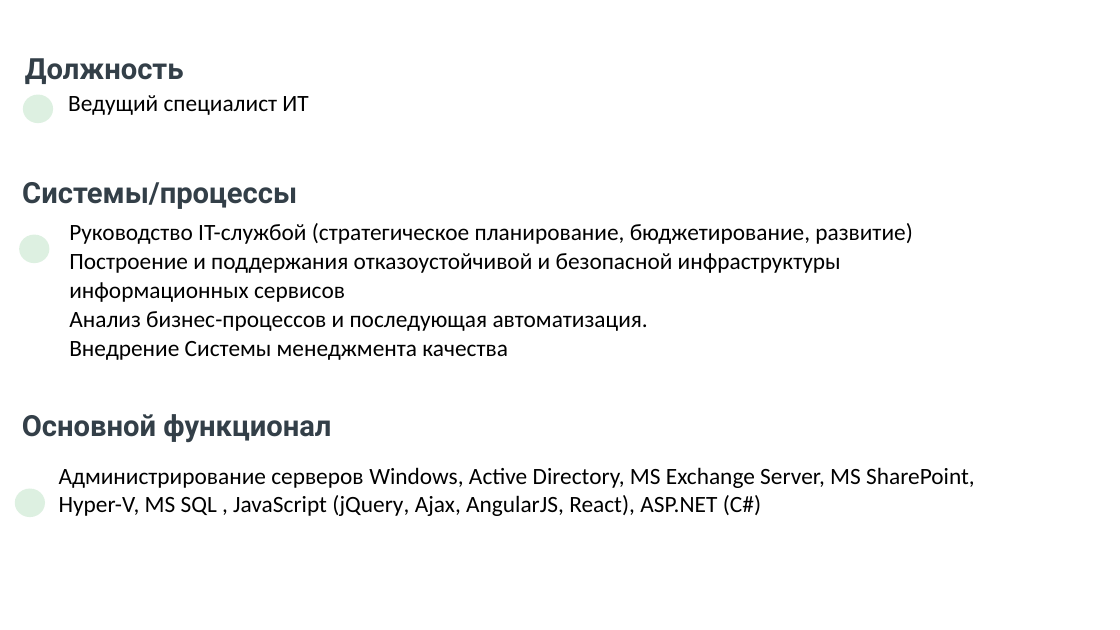
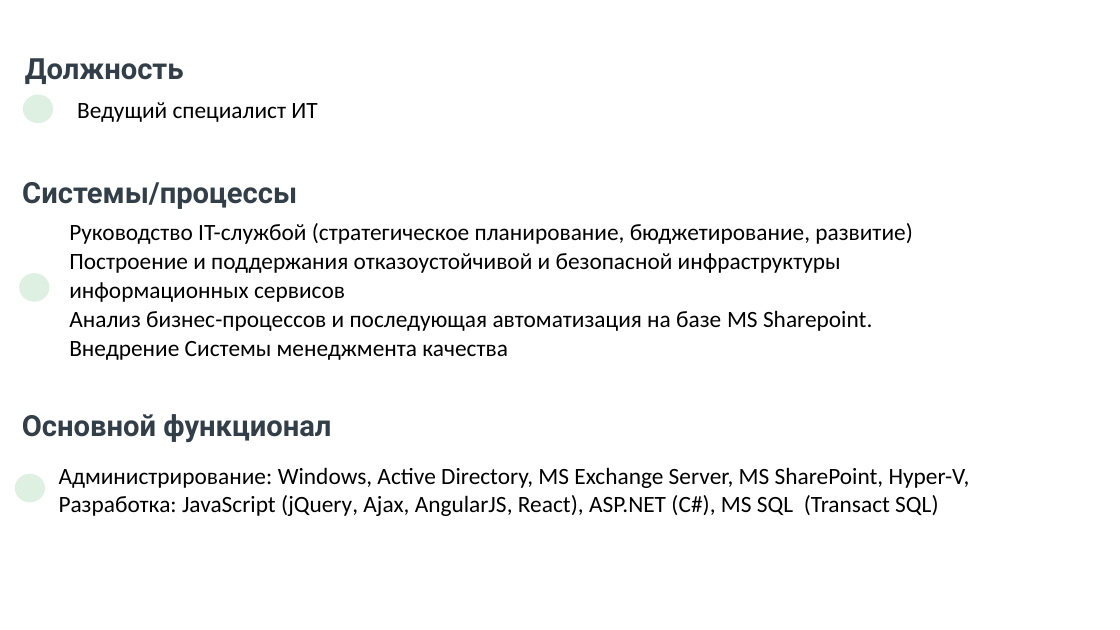
Before and after one commit to AndrSor/Course_PLSQL_SB, a slide deck: slide 3 of Course Work/_Презентация Курсовой работы.pptx. Drawn at 1120x630 pixels with LibreOffice and Linux fonts; fonts in the diff are those of the drawing; background and template pictures are left out. Boxes give left, top, right and bottom in pixels: in the first picture for what was removed or moved away, otherwise in the second. Text is boxed around its words. In the diff, an @@ line names an element or a change of style, - is before the commit and + after.

```diff
--- a/Course Work/_Презентация Курсовой работы.pptx
+++ b/Course Work/_Презентация Курсовой работы.pptx
@@ text "Ведущий специалист ИТ": place and size @@
-text "Ведущий специалист ИТ" at [68,95,308,115]
+text "Ведущий специалист ИТ" at [77,102,317,122]
@@ text at [69,223,912,360]: text changed @@
-Руководство IT-службой (стратегическое планирование, бюджетирование, развитие)
-Построение и поддержания отказоустойчивой и безопасной инфраструктуры информационных сервисов
-Анализ бизнес-процессов и последующая автоматизация.
-Внедрение Системы менеджмента качества
+Руководство IT-службой (стратегическое планирование, бюджетирование, развитие)
+Построение и поддержания отказоустойчивой и безопасной инфраструктуры информационных сервисов
+Анализ бизнес-процессов и последующая автоматизация на базе MS Sharepoint.
+Внедрение Системы менеджмента качества
@@ ellipse: place and size @@
-ellipse at [19,234,50,263]
+ellipse at [19,273,50,302]
@@ ellipse: place and size @@
-ellipse at [15,489,45,518]
+ellipse at [15,474,45,502]
@@ text at [59,467,970,516]: text changed @@
-Администрирование серверов Windows, Active Directory, MS Exchange Server, MS SharePoint, Hyper-V, MS SQL , JavaScript (jQuery, Ajax, AngularJS, React), ASP.NET (C#)
+Администрирование: Windows, Active Directory, MS Exchange Server, MS SharePoint, Hyper-V,
+Разработка: JavaScript (jQuery, Ajax, AngularJS, React), ASP.NET (C#), MS SQL (Transact SQL)
```
Also in this commit, not shown: 4 other slides changed, 4 slides added, 8 slides removed, 4 other files.
